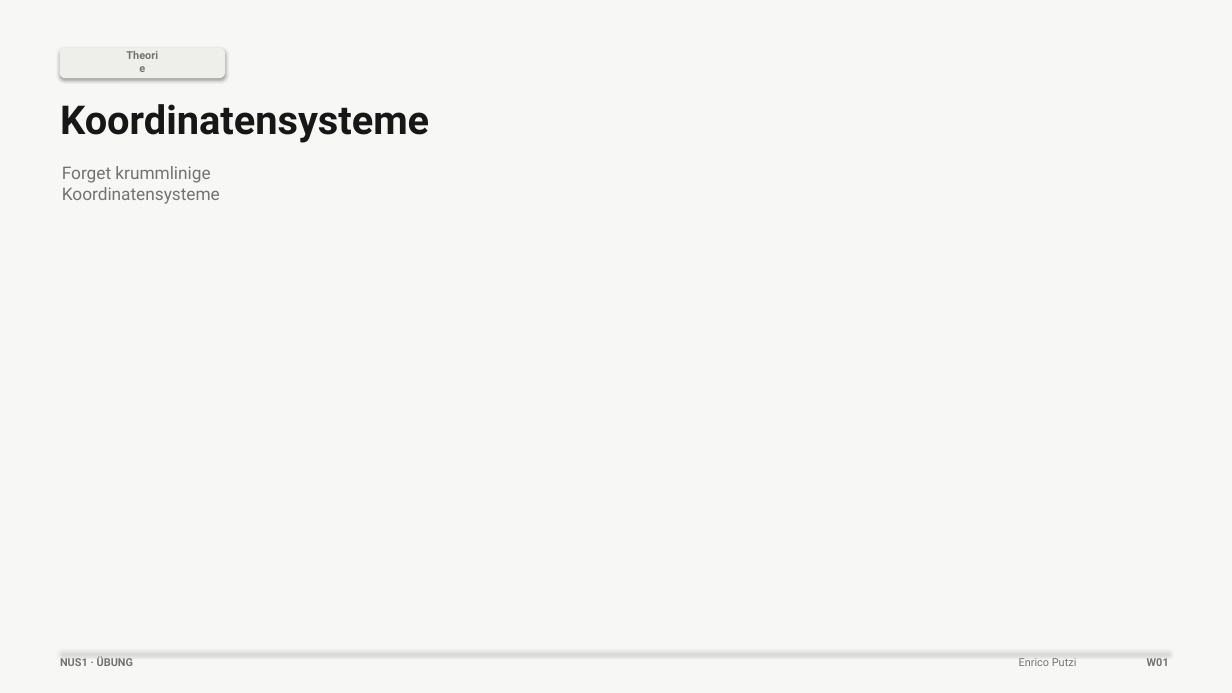
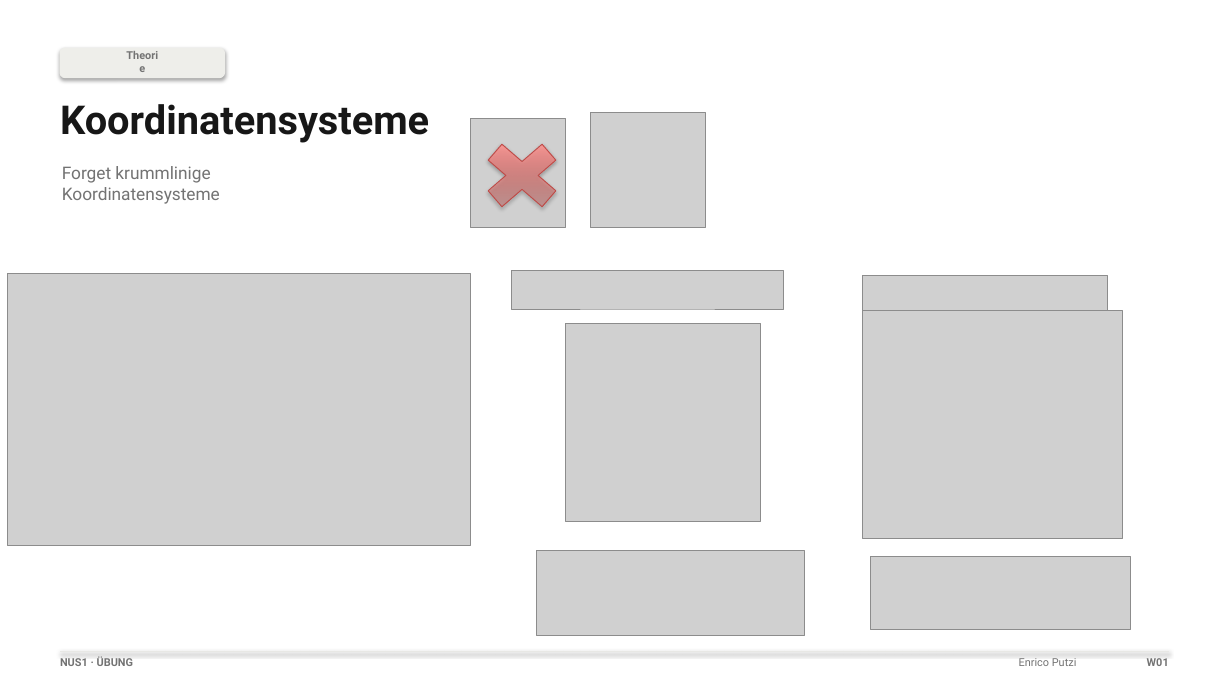
Before and after one commit to eputzi/eputzi.github.io, a slide deck: slide 4 of courses/nus1/files/slides/W01.pptx. Drawn at 1232x693 pixels with LibreOffice and Linux fonts; fonts in the diff are those of the drawing; grey boxes stand for pictures. Boxes give left, top, right and bottom in pixels: in the first picture for what was removed or moved away, otherwise in the second. Text is boxed around its words. In the diff, an @@ line names an element or a change of style, - is before the commit and + after.

```diff
--- a/courses/nus1/files/slides/W01.pptx
+++ b/courses/nus1/files/slides/W01.pptx
@@ background #F7F7F5 to #FFFFFF @@
@@ picture added at (470, 118, 566, 227) @@
@@ picture added at (591, 113, 706, 228) @@
@@ cross added at (470, 130, 574, 220), fill gradient #D1403C to #FFA6A5, outline #BF4C48 0.75 pt @@
@@ picture added at (7, 274, 470, 545) @@
@@ picture added at (511, 271, 784, 310) @@
@@ picture added at (863, 275, 1108, 311) @@
@@ picture added at (566, 323, 761, 521) @@
@@ picture added at (863, 311, 1123, 539) @@
@@ picture added at (537, 551, 805, 637) @@
@@ picture added at (872, 556, 1131, 630) @@
```
Also in this commit, not shown: 4 other slides changed, 4 slides added, 3 slides removed, 1 other file.
